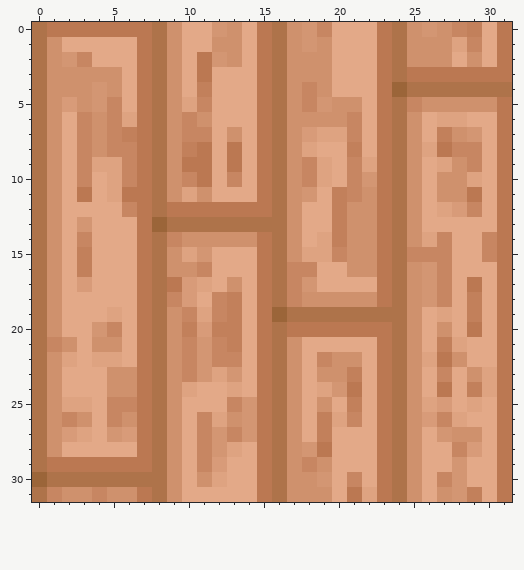
File history of a pixel-art sprite, assets/wood.png. Above, as it was before the edit.
The file is 32x32 pixels. Colours within 5 levels of each other are drawn and written as one.
Now the later version:
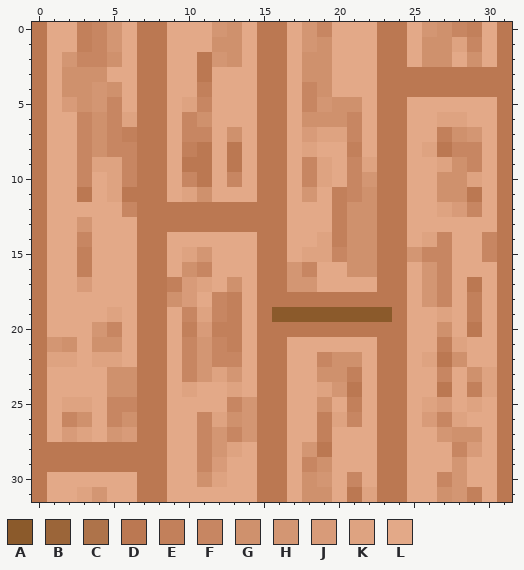
Palette (. is transparent): A #8b5a2b  B #9b6539  C #ae734a  D #bb7852  E #c2805b  F #c78662  G #cf916d  H #d39673  J #d89b79  K #dea381  L #e3a988
Edits made:
@@ x 0..31 @@
- 0 CDDDDDDDCGLLHGLDCGHFLLLDCGHGFELD
- 1 CGLLLLLDCGLLGGLDCGHGLLLDCGGGKFLD
- 2 CGHFLLLDCGLDHGLDCGGGLLLDCGGGLGLD
- 3 CGGGGGLDCGLDLLLDCGGGLLLDCDDDDDDD
- 4 CGGGHGLDCGLELLLDCGFGLLLDBCCCCCCC
- 5 CGJGHFLDCGKFLLLDCGFHGGLDCFGGGGGD
- 6 CGLFGFKDCGFGLLLDCGGGGFLDCGLKKLLD
- 7 CGLFGFEDCGFFLGLDCGJKKFLDCGLEGHLD
- 8 CGLFGFFDCGEDLDLDCGKLLELDCGKDFFLD
- 9 CGLFKKFDCGDDLDLDCGFKLFKDCGLKGFLD
-10 CGLFLKFDCGFDLFLDCGFKLFHDCGLGGKLD
-11 CGLDLKDDCGKGLLLDCGHLEFGDCGLGGDLD
-12 CGLLLLFDCDDDDDDDCGLLEGGDCGLKJFLD
-13 CGLHLLLDBCCCCCCCCGLLEGGDCGLLLLLD
-14 CGLFLLLDCFGGGGGDCGLKEGGDCGKFLLFD
-15 CGLELLLDCGKHLLLDCGKKFGGDCFFFLLFD
-16 CGLELLLDCGGFLLLDCFFLLGGDCGHFLLLD
-17 CGLJLLLDCDJKLGLDCFHLLLLDCGHFLDLD
-18 CGLLLLLDCFJLFELDCFGGGGGDCGHFLELD
-19 CGLLLKLDCGFKFELDBCCCCCCCCGLKLELD
-20 CGLLHFLDCGEJEELDCDDDDDDDCGLGLDLD
-21 CFGLGGLDCGFHFELDCGLLLLLDCGLEKLLD
-22 CGKLKKLDCGFHFFLDCGLFGGLDCGKDGLLD
-23 CGLLLGGDCGFHKHLDCGLGGELDCGLFLGKD
-24 CGLLLGGDCGKLLKLDCGLKHDLDCGLDLEKD
-25 CGKKLFFDCGLLLFHDCGLGLELDCGKJLKLD
-26 CGFGLFGDCGLFKGHDCGLEKFLDCGJFKLLD
-27 CGJKLHJDCGLFHFHDCGLELLLDCGLHGGLD
-28 CGLLLLLDCGLFHKLDCGHDLLLDCGLLFJLD
-29 CDDDDDDDCGLFJLLDCGFGLLLDCGLLHLLD
-30 BCCCCCCCCGLGKLLDCGGHLFLDCGLFHLLD
-31 CFGGFGGDCGLLLLLDCGGGLDKDCGLGHELD
+ 0 DLLEFHLDDLLLHGLDDLHFLLLDDLHGFELD
+ 1 DLLEFHLDDLLLGGLDDLHGLLLDDLGGKFLD
+ 2 DLHFFGLDDLLDHGLDDLGGLLLDDLGGLGLD
+ 3 DLGGGLLDDLLDLLLDDLGGLLLDDDDDDDDD
+ 4 DLGGHGLDDLLELLLDDLFGLLLDDDDDDDDD
+ 5 DLJGHFLDDLKFLLLDDLFHGGLDDLLLLLLD
+ 6 DLLFGFKDDLFGLLLDDLGGGFLDDLLKKLLD
+ 7 DLLFGFEDDLFFLGLDDLJKKFLDDLLEGHLD
+ 8 DLLFGFFDDLEDLDLDDLKLLELDDLKDFFLD
+ 9 DLLFKKFDDLDDLDLDDLFKLFKDDLLKGFLD
+10 DLLFLKFDDLFDLFLDDLFKLFHDDLLGGKLD
+11 DLLDLKDDDLKGLLLDDLHLEFGDDLLGGDLD
+12 DLLLLLFDDDDDDDDDDLLLEGGDDLLKJFLD
+13 DLLHLLLDDDDDDDDDDLLLEGGDDLLLLLLD
+14 DLLFLLLDDLLLLLLDDLLKEGGDDLKFLLFD
+15 DLLELLLDDLKHLLLDDLKKFGGDDHFFLLFD
+16 DLLELLLDDLGFLLLDDHFLLGGDDLHFLLLD
+17 DLLJLLLDDEJKLGLDDHHLLLLDDLHFLDLD
+18 DLLLLLLDDGJLFELDDDDDDDDDDLHFLELD
+19 DLLLLKLDDLFKFELDAAAAAAAADLLKLELD
+20 DLLLHFLDDLEJEELDDDDDDDDDDLLGLDLD
+21 DHGLGGLDDLFHFELDDLLLLLLDDLLEKLLD
+22 DKKLKKLDDLFHFFLDDLLFGGLDDLKDGLLD
+23 DLLLLGGDDLFHKHLDDLLGGELDDLLFLGKD
+24 DLLLLGGDDLKLLKLDDLLKHDLDDLLDLEKD
+25 DLKKLFFDDLLLLFHDDLLGLELDDLKJLKLD
+26 DLFGLFGDDLLFKGHDDLLEKFLDDLJFKLLD
+27 DLJKLHJDDLLFHFHDDLLELLLDDLLHGGLD
+28 DDDDDDDDDLLFHKLDDLHDLLLDDLLLFJLD
+29 DDDDDDDDDLLFJLLDDLFGLLLDDLLLHLLD
+30 DLLLLLLDDLLGKLLDDLGHLFLDDLLFHLLD
+31 DLLKHLLDDLLLLLLDDLGGLDKDDLLGHELD
Pixel boxes of the changes (left, top, right, bottom) in both pictures:
changed: (32, 22, 512, 502)
